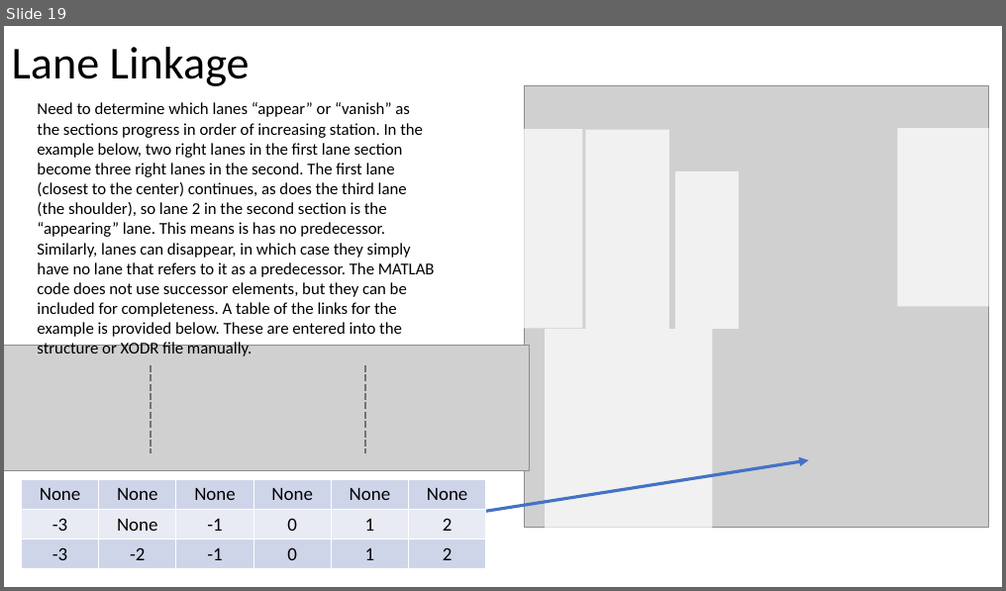
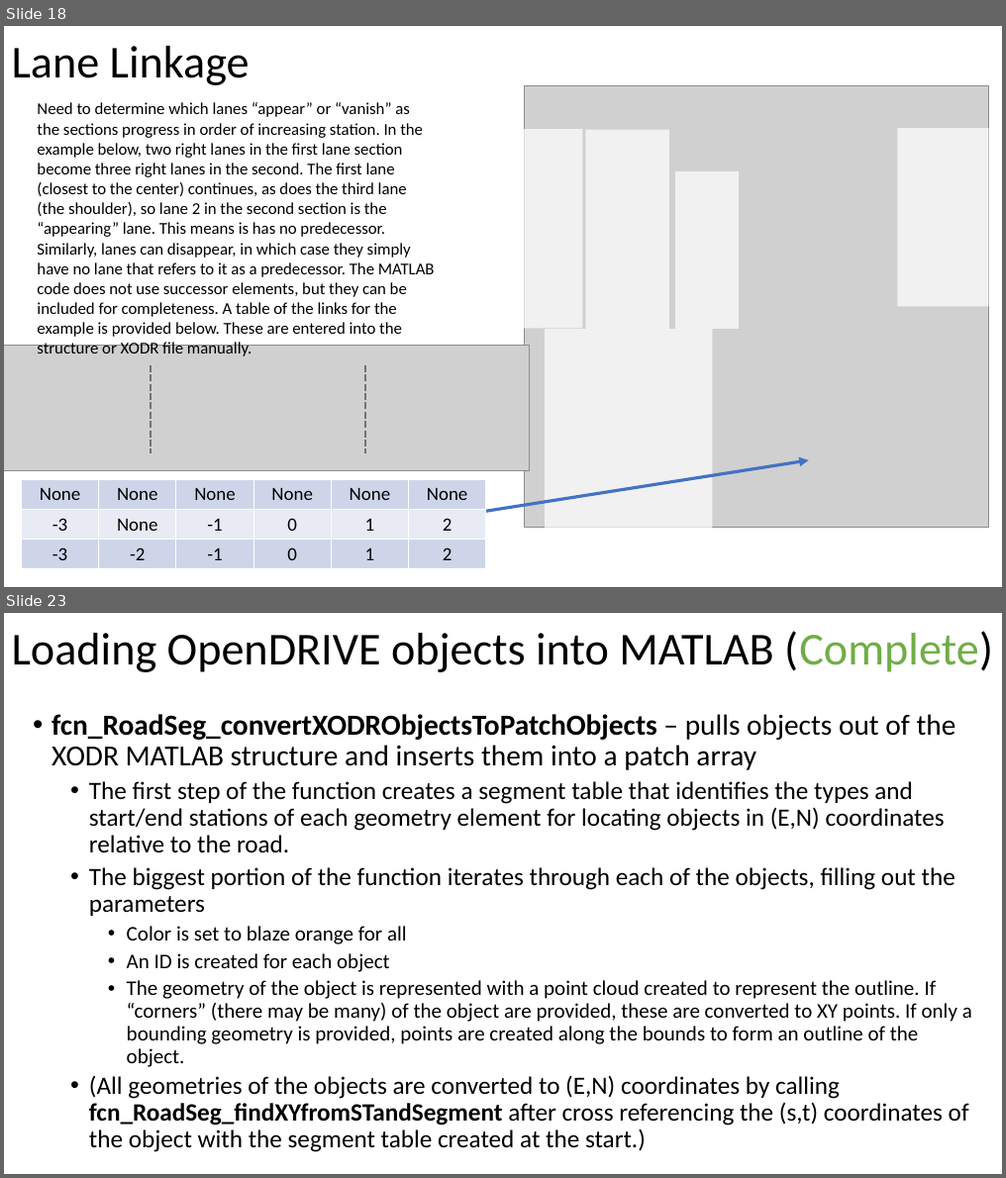
Before and after one commit to ivsg-psu/PathPlanning_MapTools_ParseXODR, a slide deck: Documents/OpenDRIVE-MATLAB.pptx. Shown one above the other, each under a label of ours: slide 19 before the commit, slides 18 and 23 after it; the slides between them are not shown. The pictures are 1006x591 and 1006x1178 pixels, drawn with LibreOffice and Linux fonts; fonts in the diff are those of the drawing; grey boxes stand for pictures. Boxes give left, top, right and bottom in pixels: in the first picture for what was removed or moved away, otherwise in the second. Text is boxed around its words. In the diff, an @@ line names an element or a change of style, - is before the commit and + after.

Commit message:
DOC: added more documentation for the overall library of functions related to conversion, plotting, and handling of OpenDRIVE data structures in MATLAB

```diff
--- a/Documents/OpenDRIVE-MATLAB.pptx
+++ b/Documents/OpenDRIVE-MATLAB.pptx
@@ slide 23 added at [4, 613, 1002, 1174], background #FFFFFF @@
@@ title added at [12, 631, 993, 672], 44 pt, text #000000 @@
+Loading OpenDRIVE objects into MATLAB (Complete)
@@ text added at [52, 714, 972, 1153], 24 pt, text #000000 @@
+• fcn_RoadSeg_convertXODRObjectsToPatchObjects – pulls objects out of the XODR MATLAB structure and inserts them into a patch array
+  • The first step of the function creates a segment table that identifies the types and start/end stations of each geometry element for locating objects in (E,N) coordinates relative to the road.
+  • The biggest portion of the function iterates through each of the objects, filling out the parameters
+    • Color is set to blaze orange for all
+    • An ID is created for each object
+    • The geometry of the object is represented with a point cloud created to represent the outline. If “corners” (there may be many) of the object are provided, these are converted to XY points. If only a bounding geometry is provided, points are created along the bounds to form an outline of the object.
+  • (All geometries of the objects are converted to (E,N) coordinates by calling fcn_RoadSeg_findXYfromSTandSegment after cross referencing the (s,t) coordinates of the object with the segment table created at the start.)
@@ what was slide 19 is now slide 18 @@
```
Also in this commit, not shown: 11 slides changed, 9 other slides added, 3 slides removed, 3 other files.
